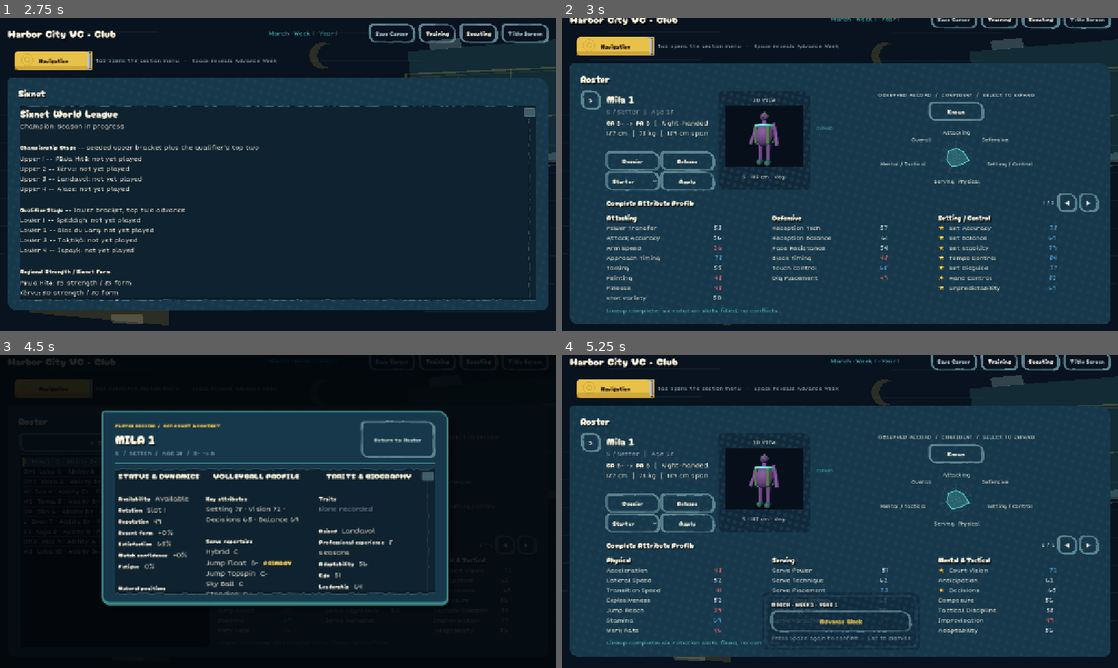
Above: before the commit, frames 1-4 (two rows, left to right).
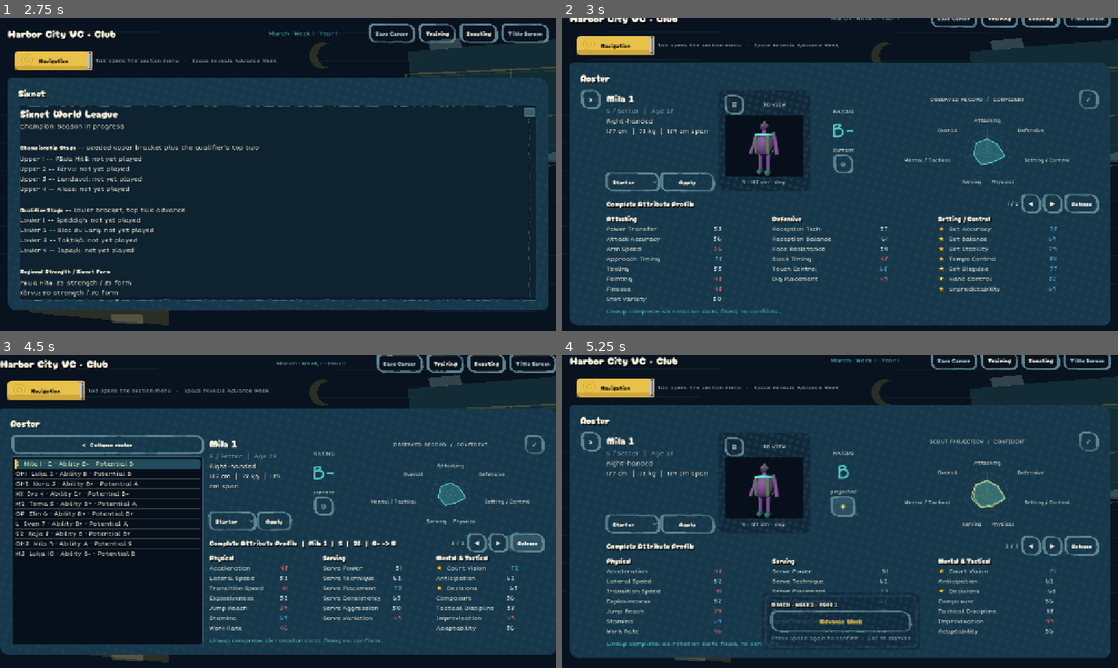
Above: after the commit, the same moments.

Repository: iracarranza/volley-world-manager
Game: Godot game, scene res://tools/preview/dashboard_preview.tscn
Same seed, same stepped clock (60 frames per second), same inputs: the game is played once before the commit and once after it. This scene is started directly instead of the project's main scene.
Inputs:
- Up to frame 1 (2.75 s): click "Training" at 0.5 s; click "Navigation" at 1.25 s; click "Scouting" at 2 s
- Up to frame 2 (3 s): click "Title Screen" at 2.75 s
- Up to frame 3 (4.5 s): click "Dossier" (after the commit: "▤") at 3.5 s; click "Release" at 4.25 s
- Up to frame 4 (5.25 s): click "Known" (after the commit: "◎") at 5 s

Frame 1 is identical in both runs. In frame 2, 9.2% of the frame differs, in the area x 1-99%, y 0-99%; in frame 3, 58%, in the area x 0-100%, y 0-99%; in frame 4, 9.2%.

Commit message:
The roster page spends its space on the rating and the wheel
Seven changes, all of them moving weight toward the two things a manager is
actually reading on this page.

The rating was "CA S -> PA S", set in the body copy between the age and the
handedness at the same weight as the wingspan -- the most consulted number about
a voli, written like a measurement. It has its own block beside the wheel now, at
46px, and it shows *one* number: what they are. The scout toggle sits directly
under it, because that toggle's whole job is to change which number is showing,
and the note under the figure says which one you are looking at.

That toggle is an icon at the pager arrows' size rather than the words "Known"
and "Scouted" -- hollow for the observed record, filled for the projection, with
the caption under the wheel still spelling the distinction out so the glyph never
carries it alone.

Expand is a button with the universal glyph on it, beside the wheel caption,
instead of the word EXPAND drawn small in the wheel's own corner and a caption
reading "SELECT TO EXPAND". An affordance you have to read is not one. Both
copies of the drawn hint are gone; there is one invitation now and it looks like
a control.

Dossier is a folder glyph in the 3D view's header, and Release moved to the far
right of the attribute band's header row -- past the pager arrows, at the bottom
of the page, on a row that already existed so it costs no height. Between them
they free the identity column of a two-by-two button grid it never deserved.

The wheel takes the room it was never using: 360x152 to 430x168, moved right into
the space the rating vacated.

**The page still does not fit.** 762 px of minimum height in a 720 px window, so
it hangs 21 px off each edge -- 4 px worse than before, because enlarging the
wheel was the point. Shaving it back would undo the change to buy 16 px of a
42 px problem. The 243 px of chrome above a 519 px page is the target that costs
no content, and it is in BACKLOG.md with the numbers.

941 checks, the two long-standing failures.

Co-Authored-By: Claude Opus 5 <noreply@anthropic.com>
Claude-Session: https://claude.ai/code/session_0197KZ6RDwTpMdR7xHdkkPxn

Diff:
--- a/scenes/components/player_attribute_wheel.gd
+++ b/scenes/components/player_attribute_wheel.gd
@@ -179,11 +179,11 @@
 				draw_circle(point, 2.2, UIPalette.color(&"surface_inset", light_mode))
 	if inline_axis_labels:
 		_draw_inline_axis_labels(font, geometry)
-		if expansion_enabled and not expanded_presentation:
-			draw_string(
-				font, Vector2(5.0, 13.0), "EXPAND", HORIZONTAL_ALIGNMENT_LEFT, -1, 9,
-				Color(current, 0.72),
-			)
+		## The word "EXPAND" used to be drawn in the corner of the wheel, which is an
+		## affordance you have to read to find. There is a button carrying the universal
+		## glyph beside the caption now, and two invitations to do the same thing is one
+		## more than the corner had room for.
+
 		return
 	var marker_font_size := 13 if expanded_presentation else 10
 	for index in range(axes.size()):
@@ -229,11 +229,6 @@
 			font, Vector2(float(geometry.legend_x) + name_width, baseline),
 			value_text, HORIZONTAL_ALIGNMENT_RIGHT, value_width, legend_font_size,
 			accent if not potential_profile.is_empty() else current,
-		)
-	if expansion_enabled and not expanded_presentation:
-		draw_string(
-			font, Vector2(5.0, 13.0), "EXPAND", HORIZONTAL_ALIGNMENT_LEFT, -1, 9,
-			Color(current, 0.72),
 		)
 
 
--- a/scenes/screens/journal_screen.gd
+++ b/scenes/screens/journal_screen.gd
@@ -147,6 +147,8 @@
 @onready var raw_title: Label = %RawTitle
 @onready var player_attribute_wheel: VolleyballPlayerAttributeWheel = %PlayerAttributeWheel
 @onready var scouting_toggle: Button = %ScoutingToggle
+@onready var rating_value: Label = %RatingValue
+@onready var rating_note: Label = %RatingNote
 @onready var wheel_caption: Label = %WheelCaption
 @onready var transfer_player_attribute_wheel: VolleyballPlayerAttributeWheel = %TransferPlayerAttributeWheel
 @onready var team_attribute_wheel: VolleyballPlayerAttributeWheel = %TeamAttributeWheel
@@ -286,6 +288,10 @@
 	roster_list.item_selected.connect(_roster_selected)
 	scouting_toggle.toggled.connect(_scouting_view_toggled)
 	player_dossier_button.pressed.connect(_open_player_dossier)
+	## The wheel already emitted `expand_requested` when clicked, and the caption
+	## said "SELECT TO EXPAND" -- an affordance you have to read to discover. Same
+	## destination, now with a button on it.
+	%ExpandWheelButton.pressed.connect(_open_player_attribute_lab)
 	individual_training_roster_list.item_selected.connect(_individual_training_selected)
 	player_attribute_wheel.expand_requested.connect(_open_player_attribute_lab)
 	team_attribute_wheel.expand_requested.connect(_open_team_attribute_lab)
@@ -1349,10 +1355,15 @@
 	if player == null:
 		return
 	selected_roster_id = player.id
-	roster_detail.text = "[font_size=24][b]%s[/b][/font_size]\n[color=#91a5bd]%s / %s  |  Age %d[/color]\n[b]CA[/b] %s -> [b]PA[/b] %s  |  %s-handed\n%.0f cm  |  %.0f kg  |  %.0f cm span" % [
+	## **The rating is not a footnote.** It used to be "CA S -> PA S" set in the
+	## body copy between the age and the handedness, at the same weight as the
+	## wingspan -- the single most consulted number about a voli, written like a
+	## measurement. It has its own block beside the wheel now, and it shows one
+	## number rather than two: what they are, with the scout toggle beside it to
+	## ask what they might become.
+	roster_detail.text = "[font_size=24][b]%s[/b][/font_size]\n[color=#91a5bd]%s / %s  |  Age %d[/color]\n%s-handed\n%.0f cm  |  %.0f kg  |  %.0f cm span" % [
 		player.display_name, player.position_code, player.position_role, player.age,
-		AttributeProfiles.grade(float(player.current_ability_score())),
-		AttributeProfiles.grade(float(player.potential)), player.dominant_hand,
+		player.dominant_hand,
 		player.height_cm, player.mass_kg, player.wingspan_cm,
 	]
 	_refresh_player_wheel(player)
@@ -1842,14 +1853,23 @@
 	## second store of the same fact.
 	var known := scouting_confidence(player)
 	scouting_toggle.button_pressed = showing_scouted_view
-	scouting_toggle.text = "Scouted" if showing_scouted_view else "Known"
+	## An icon rather than a word, at the size of the pager arrows it sits among.
+	## Filled is the projection, hollow is the record -- the same distinction the
+	## caption spells out underneath, so the glyph never has to carry it alone.
+	scouting_toggle.text = "◉" if showing_scouted_view else "◎"
 	scouting_toggle.tooltip_text = (
 		"Projected ceiling, and how sure the club is of it."
 		if showing_scouted_view
 		else "What this voli has actually shown."
 	)
+	## The rating answers whichever question the toggle is asking.
+	rating_value.text = AttributeProfiles.grade(float(
+		player.potential if showing_scouted_view
+		else player.current_ability_score()
+	))
+	rating_note.text = "projected" if showing_scouted_view else "current"
 	_apply_scouted_profile(player_attribute_wheel, player, known)
-	wheel_caption.text = "%s  /  %s  /  SELECT TO EXPAND" % [
+	wheel_caption.text = "%s  /  %s" % [
 		"SCOUT PROJECTION" if showing_scouted_view else "OBSERVED RECORD",
 		Scouting.confidence_summary(known).to_upper(),
 	]
--- a/scenes/screens/journal_screen.tscn
+++ b/scenes/screens/journal_screen.tscn
@@ -279,22 +279,6 @@
 theme_override_constants/v_separation = 4
 columns = 2
 
-[node name="PlayerDossierButton" type="Button" parent="Margin/Root/Body/ContentPanel/ContentMargin/Content/Sections/Roster/RosterPlayer/Profile/IdentityPanel/TestingRosterControls"]
-unique_name_in_owner = true
-custom_minimum_size = Vector2(0, 30)
-layout_mode = 2
-size_flags_horizontal = 3
-tooltip_text = "Open status, dynamics, key attributes, serve repertoire, traits, and biography."
-text = "Dossier"
-
-[node name="ReturnToPoolButton" type="Button" parent="Margin/Root/Body/ContentPanel/ContentMargin/Content/Sections/Roster/RosterPlayer/Profile/IdentityPanel/TestingRosterControls"]
-unique_name_in_owner = true
-custom_minimum_size = Vector2(0, 30)
-layout_mode = 2
-size_flags_horizontal = 3
-tooltip_text = "Return this player to the testing pool."
-text = "Release"
-
 [node name="LineupStatusOption" type="OptionButton" parent="Margin/Root/Body/ContentPanel/ContentMargin/Content/Sections/Roster/RosterPlayer/Profile/IdentityPanel/TestingRosterControls"]
 unique_name_in_owner = true
 custom_minimum_size = Vector2(0, 30)
@@ -330,12 +314,26 @@
 layout_mode = 2
 theme_override_constants/separation = 4
 
-[node name="VisualizerCaption" type="Label" parent="Margin/Root/Body/ContentPanel/ContentMargin/Content/Sections/Roster/RosterPlayer/Profile/VisualizerPanel/VisualizerMargin/VisualizerBox"]
-layout_mode = 2
+[node name="VisualizerHeader" type="HBoxContainer" parent="Margin/Root/Body/ContentPanel/ContentMargin/Content/Sections/Roster/RosterPlayer/Profile/VisualizerPanel/VisualizerMargin/VisualizerBox"]
+layout_mode = 2
+theme_override_constants/separation = 4
+
+[node name="PlayerDossierButton" type="Button" parent="Margin/Root/Body/ContentPanel/ContentMargin/Content/Sections/Roster/RosterPlayer/Profile/VisualizerPanel/VisualizerMargin/VisualizerBox/VisualizerHeader"]
+unique_name_in_owner = true
+custom_minimum_size = Vector2(30, 26)
+layout_mode = 2
+tooltip_text = "Dossier: status, dynamics, key attributes, serve repertoire, traits and biography."
+text = "▤"
+
+[node name="VisualizerCaption" type="Label" parent="Margin/Root/Body/ContentPanel/ContentMargin/Content/Sections/Roster/RosterPlayer/Profile/VisualizerPanel/VisualizerMargin/VisualizerBox/VisualizerHeader"]
+layout_mode = 2
+size_flags_horizontal = 3
+size_flags_vertical = 1
 theme_override_colors/font_color = Color(0.49, 0.66, 0.82, 1)
 theme_override_font_sizes/font_size = 12
 text = "3D VIEW"
 horizontal_alignment = 1
+vertical_alignment = 1
 
 [node name="VisualizerBody" type="Label" parent="Margin/Root/Body/ContentPanel/ContentMargin/Content/Sections/Roster/RosterPlayer/Profile/VisualizerPanel/VisualizerMargin/VisualizerBox"]
 unique_name_in_owner = true
@@ -349,29 +347,74 @@
 vertical_alignment = 1
 autowrap_mode = 2
 
-[node name="WheelPanel" type="VBoxContainer" parent="Margin/Root/Body/ContentPanel/ContentMargin/Content/Sections/Roster/RosterPlayer/Profile"]
-layout_mode = 2
-size_flags_horizontal = 3
-
-[node name="WheelCaption" type="Label" parent="Margin/Root/Body/ContentPanel/ContentMargin/Content/Sections/Roster/RosterPlayer/Profile/WheelPanel"]
+[node name="RatingPanel" type="VBoxContainer" parent="Margin/Root/Body/ContentPanel/ContentMargin/Content/Sections/Roster/RosterPlayer/Profile"]
+custom_minimum_size = Vector2(132, 0)
+layout_mode = 2
+size_flags_vertical = 4
+theme_override_constants/separation = 2
+
+[node name="RatingCaption" type="Label" parent="Margin/Root/Body/ContentPanel/ContentMargin/Content/Sections/Roster/RosterPlayer/Profile/RatingPanel"]
 unique_name_in_owner = true
 layout_mode = 2
 theme_override_colors/font_color = Color(0.49, 0.66, 0.82, 1)
 theme_override_font_sizes/font_size = 12
-text = "PLAYER PROFILE  /  SELECT TO EXPAND"
+text = "RATING"
 horizontal_alignment = 1
 
-[node name="ScoutingToggle" type="Button" parent="Margin/Root/Body/ContentPanel/ContentMargin/Content/Sections/Roster/RosterPlayer/Profile/WheelPanel"]
-unique_name_in_owner = true
-custom_minimum_size = Vector2(124, 30)
+[node name="RatingValue" type="Label" parent="Margin/Root/Body/ContentPanel/ContentMargin/Content/Sections/Roster/RosterPlayer/Profile/RatingPanel"]
+unique_name_in_owner = true
+layout_mode = 2
+theme_override_font_sizes/font_size = 46
+text = "-"
+horizontal_alignment = 1
+
+[node name="RatingNote" type="Label" parent="Margin/Root/Body/ContentPanel/ContentMargin/Content/Sections/Roster/RosterPlayer/Profile/RatingPanel"]
+unique_name_in_owner = true
+layout_mode = 2
+theme_override_colors/font_color = Color(0.51, 0.58, 0.68, 1)
+theme_override_font_sizes/font_size = 11
+text = "current"
+horizontal_alignment = 1
+
+[node name="ScoutingToggle" type="Button" parent="Margin/Root/Body/ContentPanel/ContentMargin/Content/Sections/Roster/RosterPlayer/Profile/RatingPanel"]
+unique_name_in_owner = true
+custom_minimum_size = Vector2(42, 38)
 layout_mode = 2
 size_flags_horizontal = 4
 toggle_mode = true
-text = "Known"
+tooltip_text = "Show the scout's projected ceiling instead of what this voli has shown."
+text = "◎"
+
+[node name="WheelPanel" type="VBoxContainer" parent="Margin/Root/Body/ContentPanel/ContentMargin/Content/Sections/Roster/RosterPlayer/Profile"]
+layout_mode = 2
+size_flags_horizontal = 3
+
+[node name="WheelHeader" type="HBoxContainer" parent="Margin/Root/Body/ContentPanel/ContentMargin/Content/Sections/Roster/RosterPlayer/Profile/WheelPanel"]
+layout_mode = 2
+theme_override_constants/separation = 4
+
+[node name="WheelCaption" type="Label" parent="Margin/Root/Body/ContentPanel/ContentMargin/Content/Sections/Roster/RosterPlayer/Profile/WheelPanel/WheelHeader"]
+unique_name_in_owner = true
+layout_mode = 2
+size_flags_horizontal = 3
+size_flags_vertical = 1
+theme_override_colors/font_color = Color(0.49, 0.66, 0.82, 1)
+theme_override_font_sizes/font_size = 12
+text = "PLAYER PROFILE"
+horizontal_alignment = 1
+vertical_alignment = 1
+
+[node name="ExpandWheelButton" type="Button" parent="Margin/Root/Body/ContentPanel/ContentMargin/Content/Sections/Roster/RosterPlayer/Profile/WheelPanel/WheelHeader"]
+unique_name_in_owner = true
+custom_minimum_size = Vector2(42, 38)
+layout_mode = 2
+size_flags_vertical = 4
+tooltip_text = "Open the attribute lab."
+text = "⤢"
 
 [node name="PlayerAttributeWheel" type="Control" parent="Margin/Root/Body/ContentPanel/ContentMargin/Content/Sections/Roster/RosterPlayer/Profile/WheelPanel"]
 unique_name_in_owner = true
-custom_minimum_size = Vector2(360, 152)
+custom_minimum_size = Vector2(430, 168)
 layout_mode = 2
 size_flags_horizontal = 3
 size_flags_vertical = 3
@@ -423,6 +466,13 @@
 size_flags_vertical = 4
 tooltip_text = "Next attribute groups"
 text = "▶"
+
+[node name="ReturnToPoolButton" type="Button" parent="Margin/Root/Body/ContentPanel/ContentMargin/Content/Sections/Roster/RosterPlayer/RawBand/RawProfile/RawHeader"]
+unique_name_in_owner = true
+custom_minimum_size = Vector2(0, 30)
+layout_mode = 2
+tooltip_text = "Return this player to the testing pool."
+text = "Release"
 
 [node name="AttributeColumns" type="HBoxContainer" parent="Margin/Root/Body/ContentPanel/ContentMargin/Content/Sections/Roster/RosterPlayer/RawBand/RawProfile"]
 unique_name_in_owner = true
